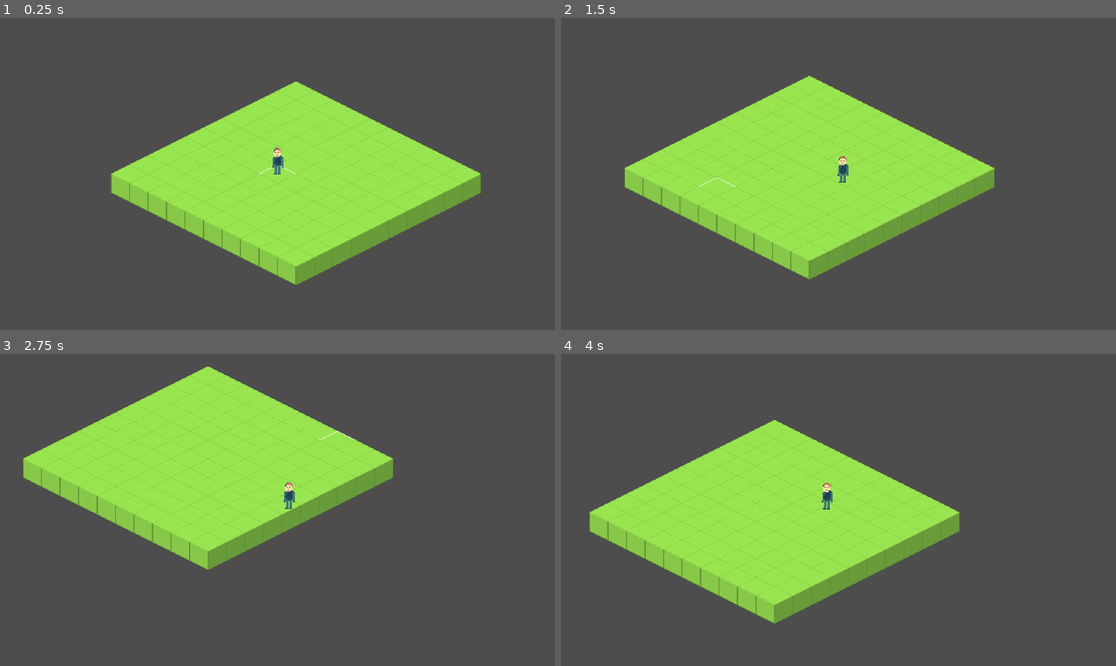
Above: before the commit, frames 1-4 (two rows, left to right).
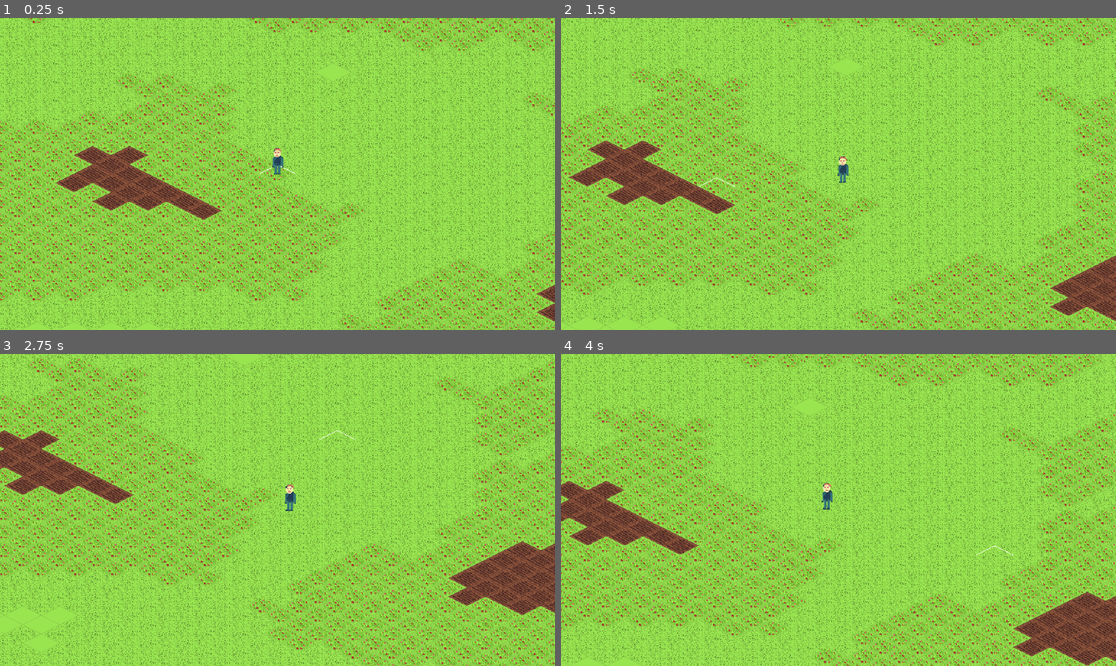
Above: after the commit, the same moments.

Repository: dinushkasam/twilight-memory
Game: Godot game, scene res://scenes/world/world.tscn
Two runs of this game, one before a commit and one after it. Both use one fixed random seed, a clock stepped at 60 frames per second and the inputs below.
Inputs (mouse positions are in pixels of both pictures, inside the frame that each line leads up to):
- Up to frame 1 (0.25 s): no input
- Up to frame 2 (1.5 s): tap Enter at 0.5 s; move the mouse to (960, 158) at 0.52 s; hold Right (ui_right) 0.53-1.28 s; click (960, 158) at 0.67 s; move the mouse to (727, 189) at 1.27 s; hold Down (ui_down) from 1.28 s (still down)
- Up to frame 3 (2.75 s): move the mouse to (333, 441) at 2.02 s; release Down (ui_down) at 2.03 s; hold Right (ui_right) from 2.03 s (still down)
- Up to frame 4 (4 s): move the mouse to (810, 572) at 2.77 s; release Right (ui_right) at 2.78 s; hold Up (ui_up) 2.78-3.53 s; click (810, 572) at 2.92 s; move the mouse to (1005, 556) at 3.52 s; hold Left (ui_left) from 3.53 s (still down)

The runs differ from the first frame. In frame 1, 85% of the frame differs, in the area x 0-100%, y 0-100%; in frame 2, 85%; in frame 3, 85%; in frame 4, 85%.

Commit message:
impl: basic world generation

Diff:
--- a/scenes/world/world.tscn
+++ b/scenes/world/world.tscn
@@ -3,6 +3,16 @@
 [ext_resource type="Script" uid="uid://cj8bdaiy0rtyu" path="res://scripts/world/world.gd" id="2_sl2e5"]
 [ext_resource type="PackedScene" uid="uid://cdwo6vwajx1tj" path="res://scenes/player/player.tscn" id="4_6m72w"]
 [ext_resource type="Texture2D" uid="uid://rw7pybpuxyr7" path="res://assets/sprites/tiles/Base-blocks.png" id="4_v5dby"]
+
+[sub_resource type="FastNoiseLite" id="FastNoiseLite_1fp7r"]
+noise_type = 3
+seed = 4
+frequency = 0.0514
+
+[sub_resource type="NoiseTexture2D" id="NoiseTexture2D_6m72w"]
+width = 64
+height = 64
+noise = SubResource("FastNoiseLite_1fp7r")
 
 [sub_resource type="TileSetAtlasSource" id="TileSetAtlasSource_t5ptc"]
 resource_name = "base-blocks"
@@ -39,6 +49,7 @@
 [node name="World" type="Node2D" unique_id=715088121]
 y_sort_enabled = true
 script = ExtResource("2_sl2e5")
+world_seed = SubResource("NoiseTexture2D_6m72w")
 
 [node name="GroundTileMapLayer" type="TileMapLayer" parent="." unique_id=1215690059]
 y_sort_enabled = true
--- a/scripts/world/world.gd
+++ b/scripts/world/world.gd
@@ -3,18 +3,24 @@
 @onready var ground: TileMapLayer = $GroundTileMapLayer
 @onready var highlight: TileMapLayer = $GroundHighlightTileMapLayer
 
+@export var world_seed: NoiseTexture2D
+
 const BASE_BLOCKS_ID = 2
 
 const GRASS_BASE_ATLUS = Vector2i(0, 0)
+const GRASS_CUT_ATLUS = Vector2i(1, 0)
+const GRASS_1_ATLUS = Vector2i(2, 0)
 const HIGHLIGHT_ATLUS = Vector2i(6, 0)
 const SOIL_ATLUS = Vector2i(3, 0)
 const BOUNDARY_ATLUS = Vector2i(0, 1)
 
 var hovered_cell: Vector2i = Vector2i(-999, -999)
+@onready var world_height = world_seed.height * 1.0
+@onready var world_width = world_seed.width * 1.0
 
 # Called when the node enters the scene tree for the first time.
 func _ready() -> void:
-	generate_test_map()
+	generate_world_map()
 	generate_boundaries()
 
 func _process(_delta: float) -> void:
@@ -24,15 +30,36 @@
 	select_cell_mouse_click(event)
 
 
-func generate_test_map():
-	var size := 10.0
-	for x in range(-size/2, size/2):
-		for y in range(-size/2, size/2):
-			ground.set_cell(
-				Vector2i(x, y),
-				BASE_BLOCKS_ID,
-				GRASS_BASE_ATLUS
-			)
+func generate_world_map():
+	for x in range(-world_height/2, world_height/2):
+		for y in range(-world_width/2, world_width/2):
+			# noise value is between -0.5 and + 0.5
+			var noise = world_seed.noise.get_noise_2d(x, y)
+
+			if noise >= 0.25:
+				ground.set_cell(
+					Vector2i(x, y),
+					BASE_BLOCKS_ID,
+					GRASS_BASE_ATLUS
+				)
+			elif noise >= 0:
+				ground.set_cell(
+					Vector2i(x, y),
+					BASE_BLOCKS_ID,
+					GRASS_CUT_ATLUS
+				)
+			elif noise >= -0.25:
+				ground.set_cell(
+					Vector2i(x, y),
+					BASE_BLOCKS_ID,
+					GRASS_1_ATLUS
+				)
+			else:
+				ground.set_cell(
+					Vector2i(x, y),
+					BASE_BLOCKS_ID,
+					SOIL_ATLUS
+				)
 
 
 func generate_boundaries():
